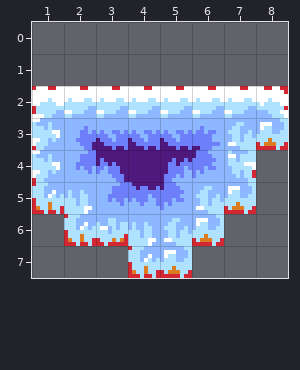
Level history. Tiled map: mapping_tools/level2a.tmx. Above: the version before the commit.
Cells are 8x8 px. Shown: x 1..8, y 0..7.
After:
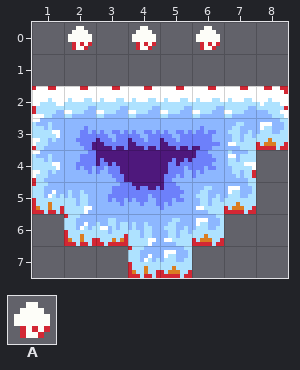
Key: from "tools": A 5.
_ is an empty cell.
Change:
Layer "entity":
y 0: x 2 _ -> A; x 4 _ -> A; x 6 _ -> A
Changed places in both pictures, as pixel boxes (x1, y1, x2, y2):
added: (68, 26, 92, 50)
added: (132, 26, 156, 50)
added: (196, 26, 220, 50)
